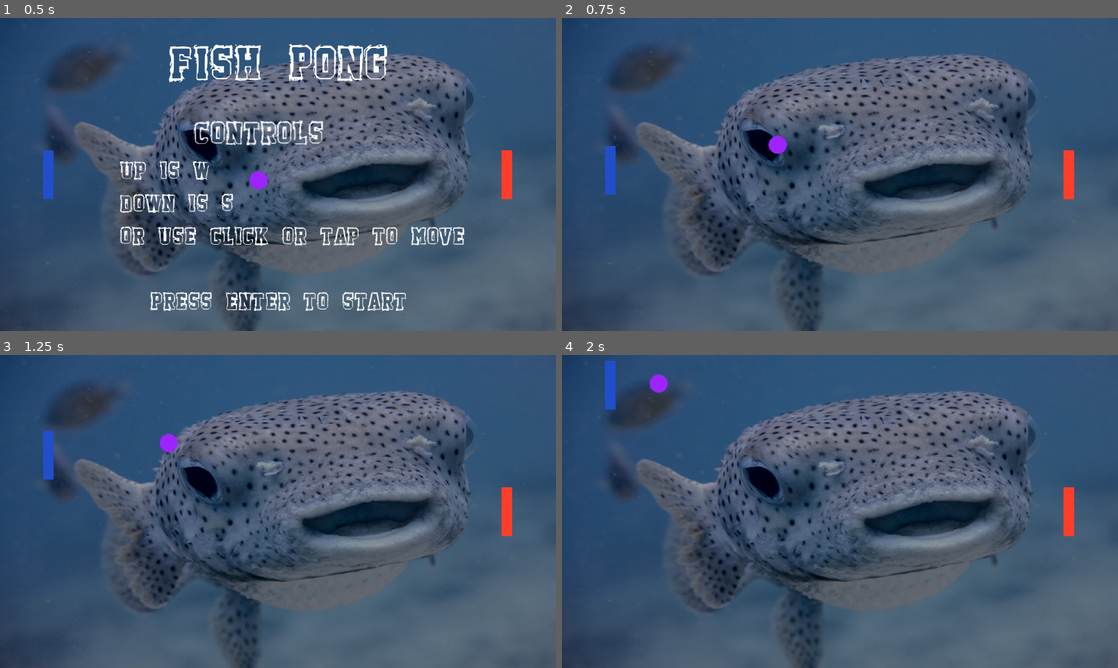
Above: before the commit, frames 1-4 (two rows, left to right).
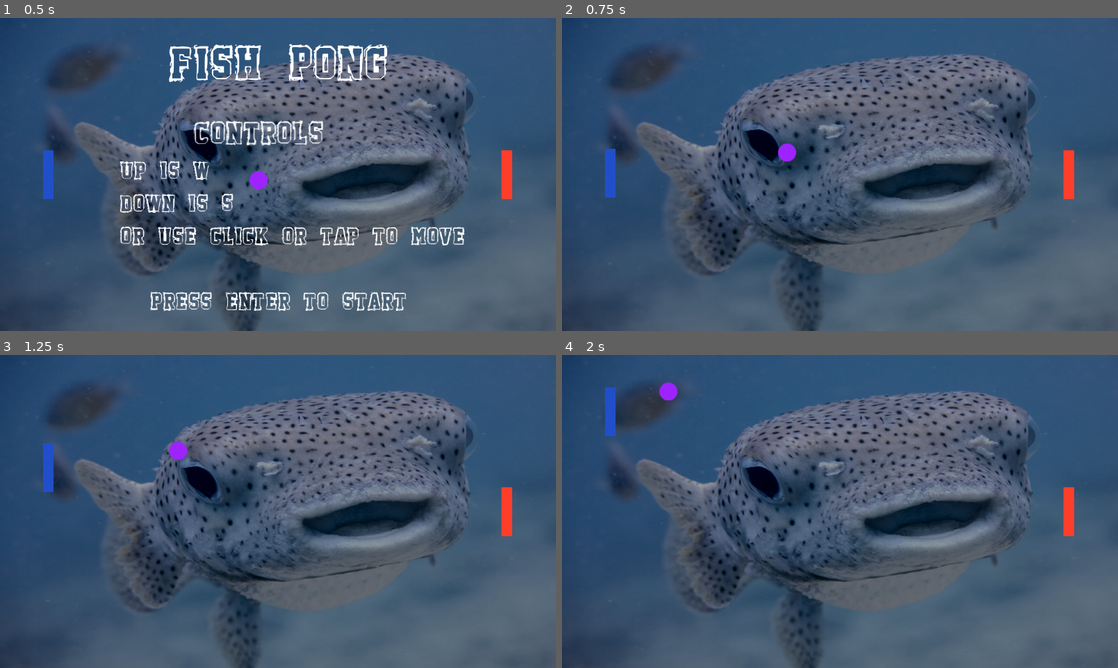
Above: after the commit, the same moments.

Repository: evilduck95/pong
Game: Godot game, scene res://pong.tscn
Same seed, same stepped clock (60 frames per second), same inputs: the game is played once before the commit and once after it. Video files are missing from this copy of the repository; at most half a second of black plays in their place.
Inputs (mouse positions are in pixels of both pictures, inside the frame that each line leads up to):
- Up to frame 1 (0.5 s): no input
- Up to frame 2 (0.75 s): tap Enter (ui_accept) at 0.5 s; move the mouse to (962, 158) at 0.52 s; hold W from 0.53 s (still down); click (962, 158) at 0.6 s
- Up to frame 3 (1.25 s): keep holding W; tap Enter (ui_accept) at 0.77, 0.8, 1.07 s
- Up to frame 4 (2 s): move the mouse to (728, 527) at 1.27 s; release W at 1.28 s; hold S from 1.28 s (still down); tap Enter (ui_accept) at 1.35, 1.52, 1.82 s; click (728, 527) at 1.55 s

Frame 1 is identical in both runs. In frame 2, 0.3% of the frame differs, in the area x 7-43%, y 37-58%; in frame 3, 0.4%; in frame 4, 0.6%, in the area x 7-21%, y 1-26%.

Commit message:
Updated to work with mouse

Diff:
--- a/pause_menu.gd
+++ b/pause_menu.gd
@@ -16,10 +16,10 @@
 	if Input.is_action_just_pressed("ui_cancel") and not game_over and not game_start:
 		invert_pause()
 	# Restart after game over
-	if game_over and Input.is_action_just_pressed("ui_accept"):
+	if game_over and Input.is_action_just_pressed("click"):
 		get_tree().reload_current_scene()
 	# First start of game
-	if game_start and Input.is_action_just_pressed("ui_accept"):
+	if game_start and Input.is_action_just_pressed("click"):
 		game_start = false
 		invert_pause()
 		# Setup text for pause screen
--- a/project.godot
+++ b/project.godot
@@ -12,7 +12,7 @@
 
 config/name="Pong"
 run/main_scene="res://pong.tscn"
-config/features=PackedStringArray("4.3", "GL Compatibility")
+config/features=PackedStringArray("4.5", "GL Compatibility")
 config/icon="res://icon.svg"
 
 [display]
Not shown, changed: Pong.apple-touch-icon.png.import
Not shown, changed: Pong.icon.png.import
Not shown, changed: Pong.png.import
Not shown, added: ai_player.gd.uid
Not shown, added: audio_stream_player.gd.uid
Not shown, added: background_video.gd.uid
Not shown, added: ball.gd.uid
Not shown, changed: export_presets.cfg
Not shown, changed: fonts/Fish.ttf.import
Not shown, changed: icon.svg.import
Not shown, added: pause_menu.gd.uid
Not shown, added: player.gd.uid
(and 22 more such lines)
